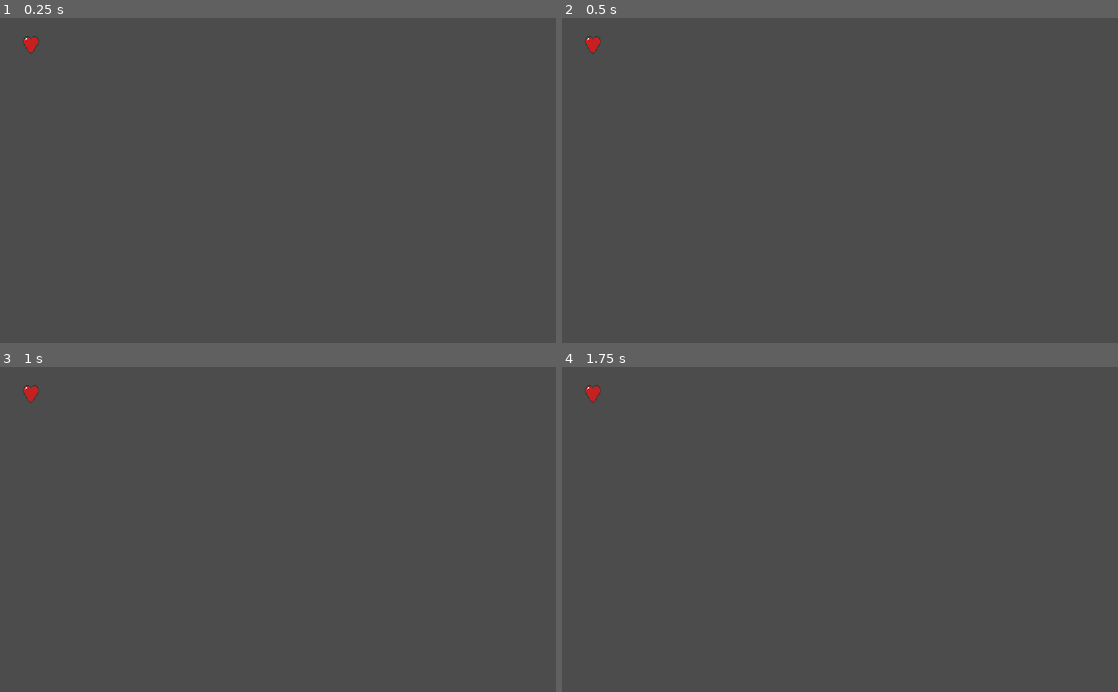
Above: before the commit, frames 1-4 (two rows, left to right).
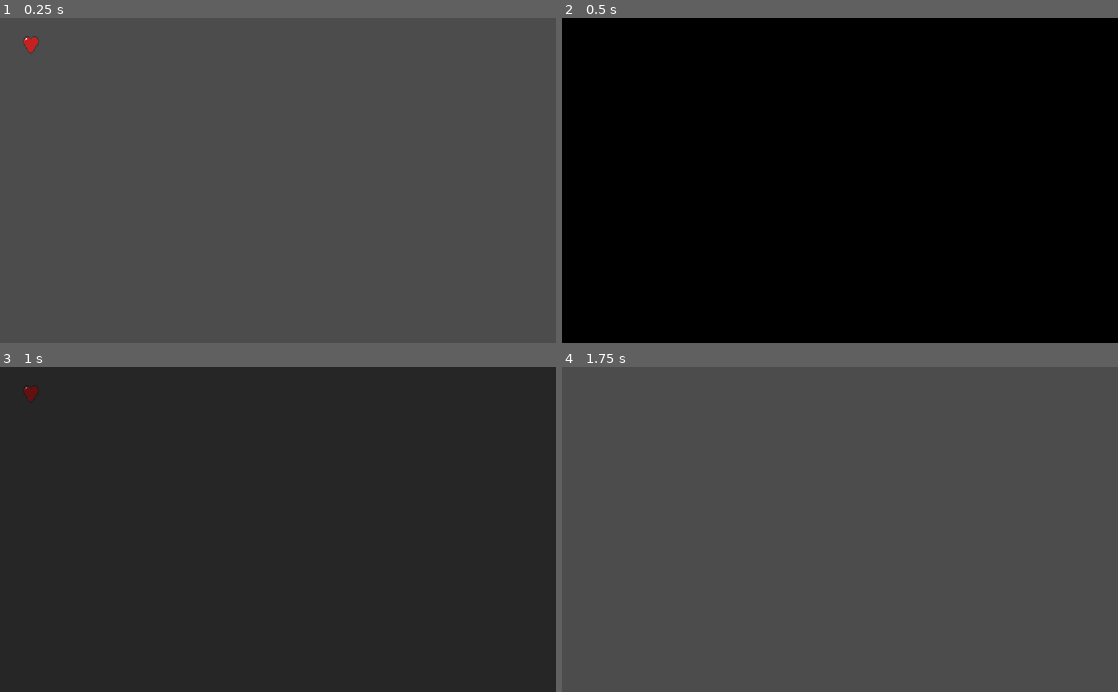
Above: after the commit, the same moments.

Repository: williamVbrines/HeartSmith
Game: Godot game, scene res://scripts/main/Main.tscn
Same seed, same stepped clock (60 frames per second), same inputs: the game is played once before the commit and once after it.
Inputs:
- Up to frame 1 (0.25 s): no input
- Up to frame 2 (0.5 s): no input
- Up to frame 3 (1 s): no input
- Up to frame 4 (1.75 s): no input

Frame 1 is identical in both runs. In frame 2, 100% of the frame differs, in the area x 0-100%, y 0-100%; in frame 3, 100%; in frame 4, 0.1%.

Commit message:
setup godot project

Diff:
--- a/HeartSmith/scripts/main/Main.tscn
+++ b/HeartSmith/scripts/main/Main.tscn
@@ -1,9 +1,12 @@
-[gd_scene load_steps=2 format=2]
+[gd_scene load_steps=4 format=2]
 
 [ext_resource path="res://textures/items/heart/heart.png" type="Texture" id=1]
+[ext_resource path="res://scripts/main/main.gd" type="Script" id=2]
+[ext_resource path="res://scripts/sceneChanger/SceneChanger.tscn" type="PackedScene" id=3]
 
 [node name="Main" type="Node2D"]
 scale = Vector2( 2, 2 )
+script = ExtResource( 2 )
 
 [node name="Sprite" type="Sprite" parent="."]
 position = Vector2( 28.4143, 24.6862 )
@@ -11,3 +14,5 @@
 offset = Vector2( -1.5, 0 )
 vframes = 2
 hframes = 2
+
+[node name="SceneChanger" parent="." instance=ExtResource( 3 )]
--- /dev/null
+++ b/HeartSmith/scripts/main/main.gd
@@ -0,0 +1,8 @@
+extends Node2D
+
+onready var _scene_changer = $SceneChanger;
+
+# Called when the node enters the scene tree for the first time.
+func _ready():
+	_scene_changer.change_scene("res://scripts/testcave/TestCave.tscn");
+	pass # Replace with function body.
--- /dev/null
+++ b/HeartSmith/scripts/sceneChanger/SceneChanger.tscn
@@ -0,0 +1,35 @@
+[gd_scene load_steps=3 format=2]
+
+[ext_resource path="res://scripts/sceneChanger/sceneChanger.gd" type="Script" id=1]
+
+[sub_resource type="Animation" id=1]
+resource_name = "fade_black"
+tracks/0/type = "value"
+tracks/0/path = NodePath("Control/Fade:modulate")
+tracks/0/interp = 1
+tracks/0/loop_wrap = true
+tracks/0/imported = false
+tracks/0/enabled = true
+tracks/0/keys = {
+"times": PoolRealArray( 0, 1 ),
+"transitions": PoolRealArray( 1, 1 ),
+"update": 0,
+"values": [ Color( 0, 0, 0, 0 ), Color( 0, 0, 0, 1 ) ]
+}
+
+[node name="SceneChanger" type="Node"]
+script = ExtResource( 1 )
+
+[node name="Control" type="Node" parent="."]
+
+[node name="Fade" type="ColorRect" parent="Control"]
+visible = false
+modulate = Color( 0, 0, 0, 1 )
+anchor_right = 1.0
+anchor_bottom = 1.0
+__meta__ = {
+"_edit_use_anchors_": false
+}
+
+[node name="FadeAnimation" type="AnimationPlayer" parent="."]
+anims/fade_black = SubResource( 1 )
--- /dev/null
+++ b/HeartSmith/scripts/sceneChanger/sceneChanger.gd
@@ -0,0 +1,32 @@
+###############################################################################
+#Author William Brines
+#This file is here to help manage the transitions between scenes
+###############################################################################
+extends Node
+
+onready var _anim = $FadeAnimation
+onready var _fade = $Control/Fade
+
+#onready var fade = $Control/Fade;
+signal scene_changed;
+
+#############################################################################
+#Changes the scene and fades in then out of black
+#############################################################################
+func change_scene(path, delay : float = 00.5):
+
+	yield(get_tree().create_timer(delay) , "timeout");#Delay the animation
+
+	_fade.show()
+	_anim.play("fade_black");#Play the fadinging animation
+	yield(_anim, "animation_finished");#Wait for the animation to be finished
+
+	assert(get_tree().change_scene(path) == OK);#Change the scene
+
+
+	_anim.play_backwards("fade_black");#Play the animation to fade in the scene
+	yield(_anim, "animation_finished");#Wait for the animation to be finished
+
+	emit_signal("scene_changed");#Tell the godot that the scene has changed
+
+	_fade.hide()
--- /dev/null
+++ b/HeartSmith/scripts/testcave/TestCave.tscn
@@ -0,0 +1,4 @@
+[gd_scene format=2]
+
+[node name="TestCave" type="Node2D"]
+scale = Vector2( 2, 2 )
